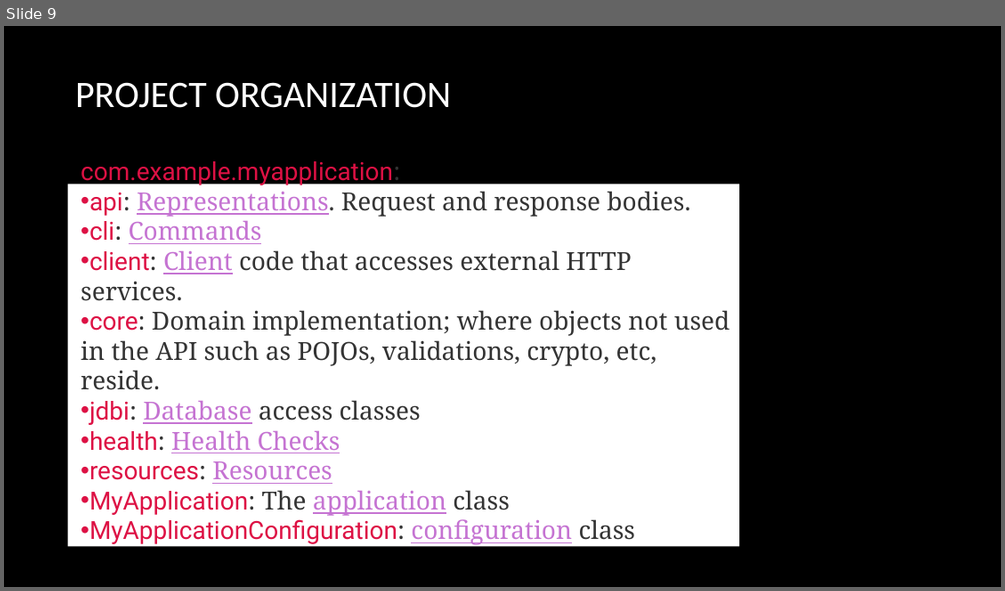
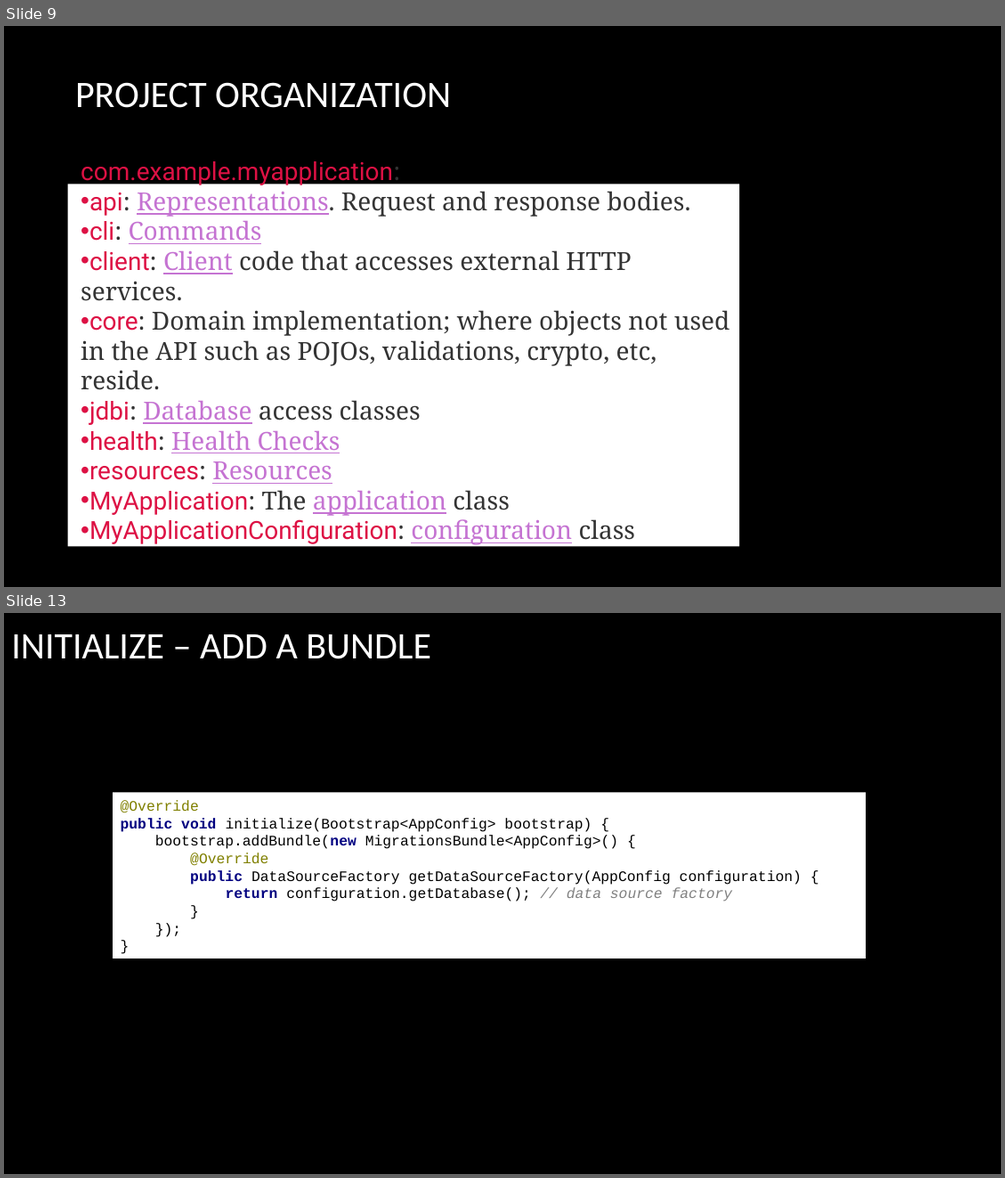
Before and after one commit to arenat/wiza_1, a slide deck: wiza.pptx. Shown one above the other, each under a label of ours: slide 9 before the commit, slides 9 and 13 after it; the slides between them are not shown. The pictures are 1005x591 and 1005x1178 pixels, drawn with LibreOffice and Linux fonts; fonts in the diff are those of the drawing; background and template pictures are left out. Boxes give left, top, right and bottom in pixels: in the first picture for what was removed or moved away, otherwise in the second. Text is boxed around its words. In the diff, an @@ line names an element or a change of style, - is before the commit and + after.

```diff
--- a/wiza.pptx
+++ b/wiza.pptx
@@ slide 13 added at box(4, 613, 1001, 1174), background picture (left out) @@
@@ title added at box(11, 634, 431, 659), 36 pt, text #FFFFFF @@
+INITIALIZE – ADD A BUNDLE
@@ rectangle added at box(113, 793, 866, 958), fill #FFFFFF, 14 pt, text #000000 @@
+@Override
+public void initialize(Bootstrap<AppConfig> bootstrap) {
+bootstrap.addBundle(new MigrationsBundle<AppConfig>() {
+@Override
+public DataSourceFactory getDataSourceFactory(AppConfig configuration) {
+return configuration.getDatabase(); // data source factory
+}
+});
+}
```
Also in this commit, not shown: 2 slides changed, 4 other slides added, 6 other files.
